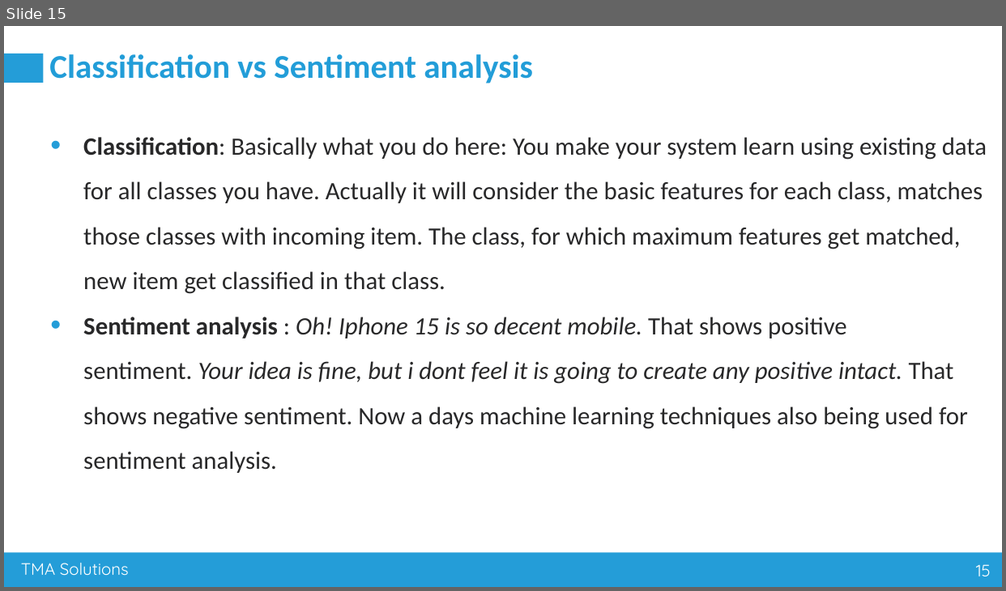
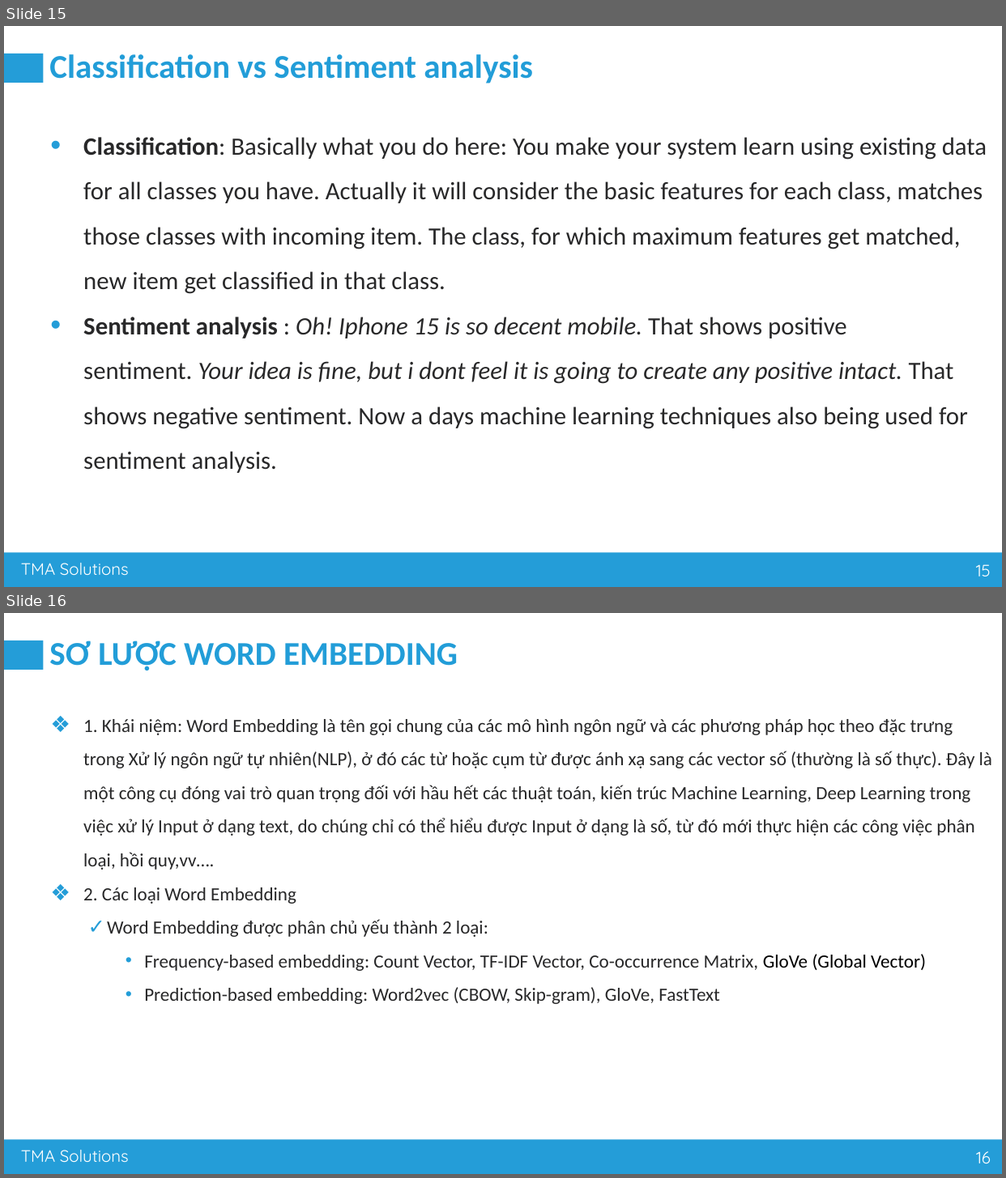
Before and after one commit to nguyenvanhuy0612/DL-1, a slide deck: Workshop-3_AI Advance Training_Group 80.pptx. Shown one above the other, each under a label of ours: slide 15 before the commit, slides 15 and 16 after it. The pictures are 1006x591 and 1006x1178 pixels, drawn with LibreOffice and Linux fonts; fonts in the diff are those of the drawing. Boxes give left, top, right and bottom in pixels: in the first picture for what was removed or moved away, otherwise in the second. Text is boxed around its words. In the diff, an @@ line names an element or a change of style, - is before the commit and + after.

```diff
--- a/Workshop-3_AI Advance Training_Group 80.pptx
+++ b/Workshop-3_AI Advance Training_Group 80.pptx
@@ slide 16 added at (x1=4, y1=613, x2=1002, y2=1174), background #FFFFFF; not listed: 4 template elements that a slide beside it also shows @@
@@ title added at (x1=49, y1=641, x2=458, y2=671), 32 pt, text #229DD8, bold @@
+SƠ LƯỢC WORD EMBEDDING
@@ text added at (x1=83, y1=719, x2=992, y2=1004), 18 pt, text #282829 @@
+❖ 1. Khái niệm: Word Embedding là tên gọi chung của các mô hình ngôn ngữ và các phương pháp học theo đặc trưng trong Xử lý ngôn ngữ tự nhiên(NLP), ở đó các từ hoặc cụm từ được ánh xạ sang các vector số (thường là số thực). Đây là một công cụ đóng vai trò quan trọng đối với hầu hết các thuật toán, kiến trúc Machine Learning, Deep Learning trong việc xử lý Input ở dạng text, do chúng chỉ có thể hiểu được Input ở dạng là số, từ đó mới thực hiện các công việc phân loại, hồi quy,vv….
+❖ 2. Các loại Word Embedding
+  ✓ Word Embedding được phân chủ yếu thành 2 loại:
+    • Frequency-based embedding: Count Vector, TF-IDF Vector, Co-occurrence Matrix, GloVe (Global Vector)
+    • Prediction-based embedding: Word2vec (CBOW, Skip-gram), GloVe, FastText
```
Also in this commit, not shown: 2 slides changed, 1 other slide added, 3 other files.
